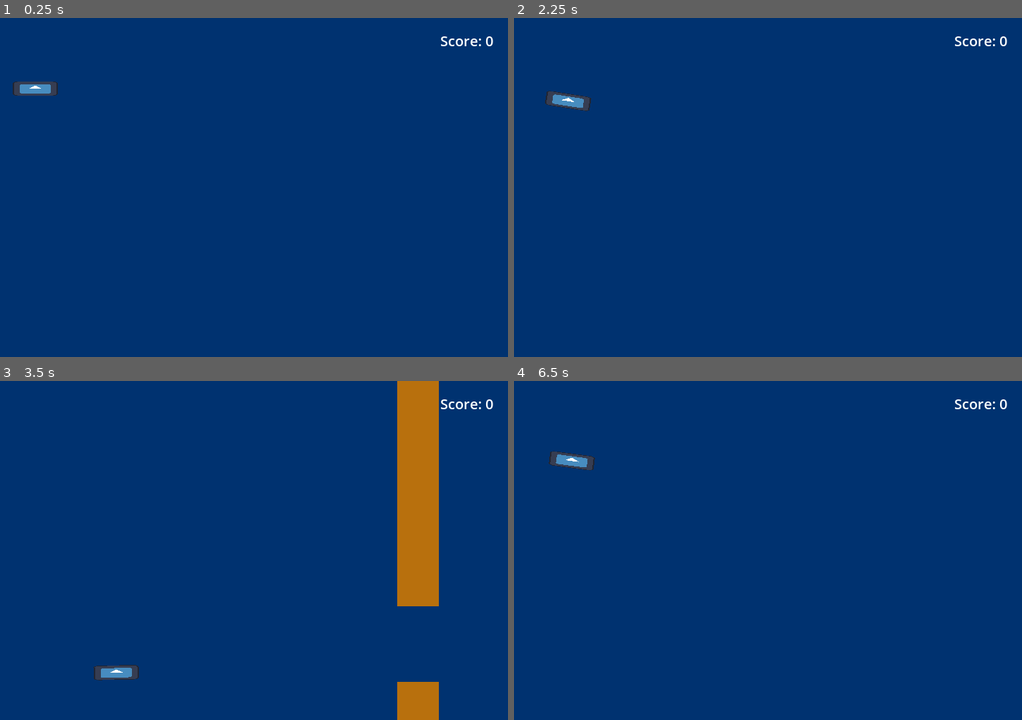
Above: before the commit, frames 1-4 (two rows, left to right).
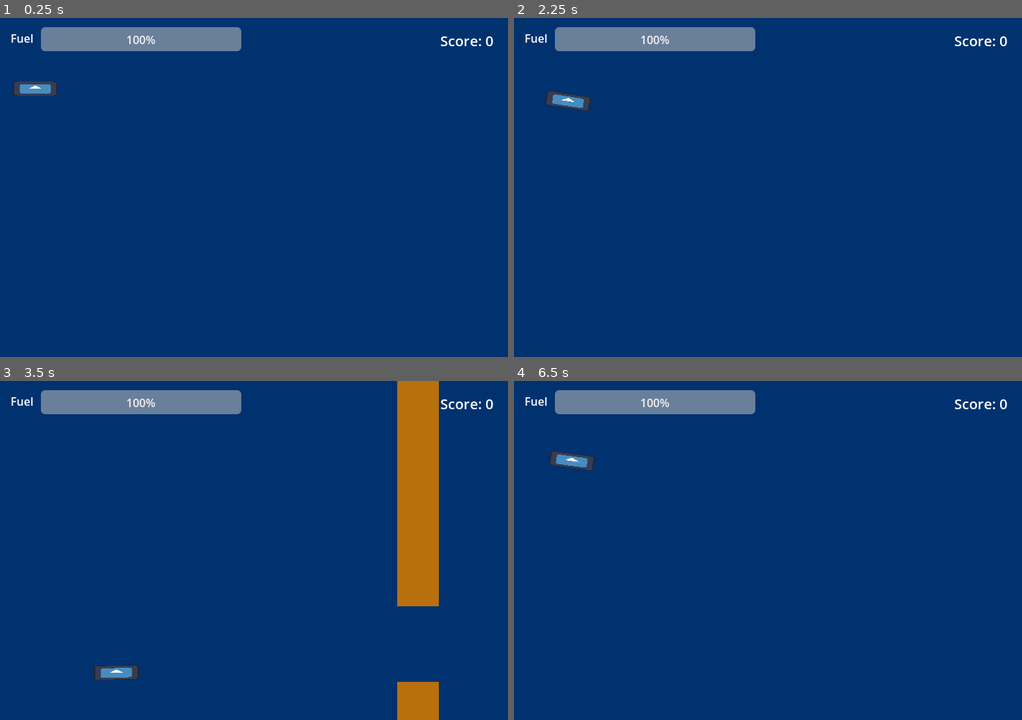
Above: after the commit, the same moments.

Repository: KreaeTerra/Proppy-Plane
Game: Godot game, scene res://scenes/world.tscn
The game is run twice, just before and just after one commit, with the same random seed, the same clock (stepped at 60 frames per second) and the same inputs. The engine's default icon, where the game draws it, is replaced by a stand-in: a white triangle on a blue panel in a dark square.
Inputs:
- Up to frame 1 (0.25 s): no input
- Up to frame 2 (2.25 s): tap Enter at 0.5, 2 s; hold Right (ui_right) 0.53-1.28 s; tap Space at 1.25 s; hold Left (ui_left) 1.28-2.03 s; hold Right (ui_right) from 2.03 s (still down)
- Up to frame 3 (3.5 s): release Right (ui_right) at 2.78 s; hold Up (ui_up) from 2.78 s (still down)
- Up to frame 4 (6.5 s): release Up (ui_up) at 3.53 s; hold Left (ui_left) 3.53-5.78 s; tap R at 4.25 s; tap Enter at 5 s; tap Space at 5.75 s; hold Right (ui_right) from 5.78 s (still down)

The runs differ from the first frame. In frame 1, 2.8% of the frame differs, in the area x 2-48%, y 2-10%; in frame 2, 2.8%; in frame 3, 2.8%; in frame 4, 2.8%.

Commit message:
Create a label and a progressbar for fuel

Diff:
--- a/scenes/gui.tscn
+++ b/scenes/gui.tscn
@@ -1,9 +1,12 @@
-[gd_scene format=3 uid="uid://bgtngl4ju0ku8"]
+[gd_scene load_steps=2 format=3 uid="uid://bgtngl4ju0ku8"]
+
+[ext_resource type="Script" path="res://scripts/gui.gd" id="1_18rgl"]
 
 [node name="Gui" type="CanvasLayer"]
+script = ExtResource("1_18rgl")
 
 [node name="Label" type="Label" parent="."]
-anchors_preset = -1
+anchors_preset = 1
 anchor_left = 1.0
 anchor_right = 1.0
 offset_left = -61.0
@@ -16,3 +19,18 @@
 horizontal_alignment = 1
 vertical_alignment = 1
 metadata/_edit_group_ = true
+
+[node name="FuelLabel" type="Label" parent="."]
+offset_left = 15.0
+offset_top = 17.0
+offset_right = 48.0
+offset_bottom = 40.0
+text = "Fuel"
+
+[node name="ProgressBar" type="ProgressBar" parent="."]
+offset_left = 58.0
+offset_top = 13.0
+offset_right = 342.0
+offset_bottom = 47.0
+step = 1.0
+value = 100.0
